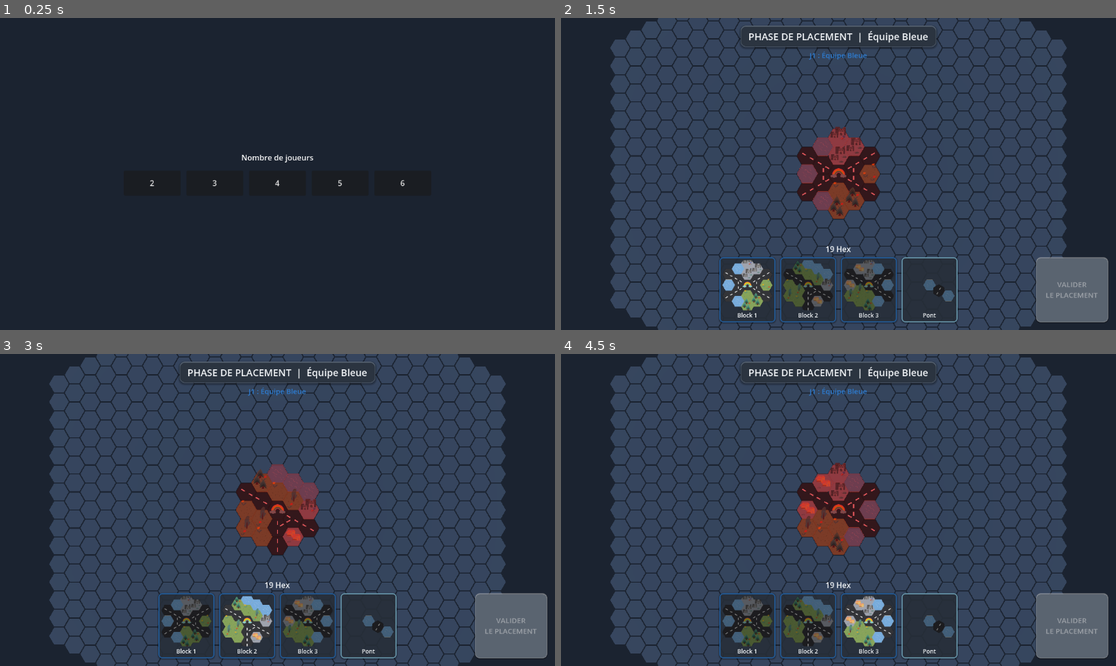
Above: before the commit, frames 1-4 (two rows, left to right).
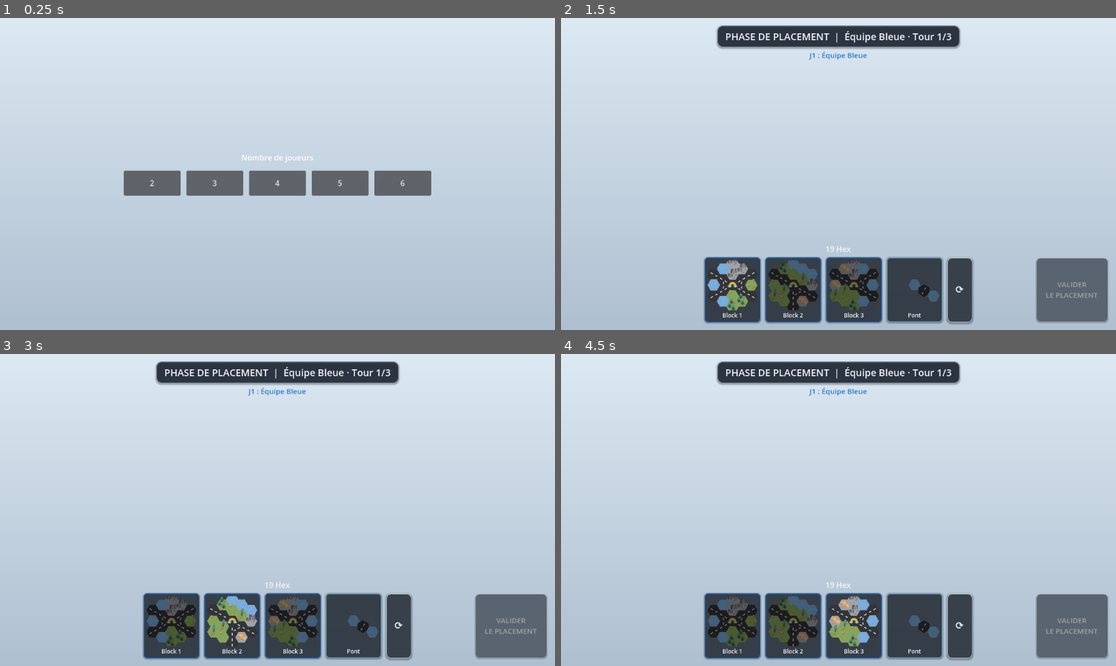
Above: after the commit, the same moments.

Repository: yoann-shopopop/shopopop-express
Game: Godot game, scene res://scenes/main.tscn
Same seed, same stepped clock (60 frames per second), same inputs: the game is played once before the commit and once after it.
Inputs (mouse positions are in pixels of both pictures, inside the frame that each line leads up to):
- Up to frame 1 (0.25 s): no input
- Up to frame 2 (1.5 s): click "2" at 0.5 s; click (749, 286) at 1.27 s
- Up to frame 3 (3 s): click (172, 622) at 2.02 s; click (249, 622) at 2.77 s
- Up to frame 4 (4.5 s): click (794, 622) at 3.52 s; click (866, 622) at 4.27 s

The runs differ from the first frame. In frame 1, 100% of the frame differs, in the area x 0-100%, y 0-100%; in frame 2, 91%; in frame 3, 91%; in frame 4, 91%.

Commit message:
feat(ui): wire Tour X/Y counter, drag-rotate toggle, light backdrop
Co-Authored-By: Claude Sonnet 4.6 <noreply@anthropic.com>

Diff:
--- a/src/interaction/placement_controller.gd
+++ b/src/interaction/placement_controller.gd
@@ -12,6 +12,7 @@
 ## interaction uses [method _unhandled_input] so UI button presses never reach it.
 
 signal controls_changed(shown: bool, screen_pos: Vector2)  # floating toolbar follow / show-hide
+signal drag_changed(active: bool)          # drag started / ended — for drag-only UI affordances
 
 const BOARD_PLANE := Plane(Vector3.UP, 0.0)
 const MAGNET_RADIUS := 1
@@ -116,6 +117,7 @@
 	_ghost.set_rotation_steps(0)
 	_ghost.set_valid(false)
 	_ghost.visible = true
+	drag_changed.emit(true)
 
 
 func rotate_current() -> void:
@@ -194,6 +196,7 @@
 	_rotation = 0
 	_ghost.visible = false
 	_ghost.set_block(null)
+	drag_changed.emit(false)
 
 
 func _update_pointer(screen_pos: Vector2) -> void:
--- a/src/main.gd
+++ b/src/main.gd
@@ -19,6 +19,7 @@
 var _bridge: BlockDefinition
 var _players: Array[Player] = []
 var _game_root: GameRoot
+var _initial_piece_counts: Dictionary = {}  # Player -> initial tile count, for the "Tour X/Y" header
 
 
 func _ready() -> void:
@@ -41,6 +42,9 @@
 	else:
 		rng.randomize()
 	_players = SetupDistributor.build_players(count, _library, _bridge, rng, _characters)
+	_initial_piece_counts.clear()
+	for p in _players:
+		_initial_piece_counts[p] = p.pieces.size()
 	_ui.begin_game()
 
 	board = Board.new()
@@ -68,6 +72,7 @@
 	_ui.rotate_right_requested.connect(func() -> void: controller.rotate_active(1))
 	_ui.remove_requested.connect(controller.remove_active)
 	controller.controls_changed.connect(_ui.update_controls)
+	controller.drag_changed.connect(_ui.set_dragging)
 	_refresh_ui()
 
 
@@ -80,7 +85,11 @@
 
 
 func _refresh_ui() -> void:
-	_ui.set_current_player(phase.current_player(), phase.block_placed_this_turn())
+	var player := phase.current_player()
+	var total: int = _initial_piece_counts.get(player, player.pieces.size())
+	var index := PlacementUI.compute_turn_index(total, player.pieces.size(), phase.block_placed_this_turn())
+	_ui.set_current_player(player, phase.block_placed_this_turn(), index, total)
+	_ui.set_dragging(false)
 
 
 func _on_finish_requested() -> void:
@@ -140,12 +149,24 @@
 
 
 func _build_environment() -> void:
+	# Light, airy backdrop (mockup feel). A full-screen gradient on a background CanvasLayer sits behind
+	# the 3D board; the 3D environment itself stays transparent-ish via a matching flat clear color.
 	var env := Environment.new()
 	env.background_mode = Environment.BG_COLOR
-	env.background_color = Color("1b2330")
+	env.background_color = Color("c3d2df")
 	env.ambient_light_source = Environment.AMBIENT_SOURCE_COLOR
-	env.ambient_light_color = Color("8090a0")
-	env.ambient_light_energy = 0.6
+	env.ambient_light_color = Color("dfe7ef")
+	env.ambient_light_energy = 0.8
 	var holder := WorldEnvironment.new()
 	holder.environment = env
 	add_child(holder)
+
+	# Vertical gradient drawn behind everything (light top -> slightly deeper bottom).
+	var bg_layer := CanvasLayer.new()
+	bg_layer.layer = -100
+	add_child(bg_layer)
+	var rect := TextureRect.new()
+	rect.texture = UITheme.vertical_gradient(Color("dCe8f2"), Color("aebfd0"))
+	rect.stretch_mode = TextureRect.STRETCH_SCALE
+	rect.set_anchors_and_offsets_preset(Control.PRESET_FULL_RECT)
+	bg_layer.add_child(rect)
